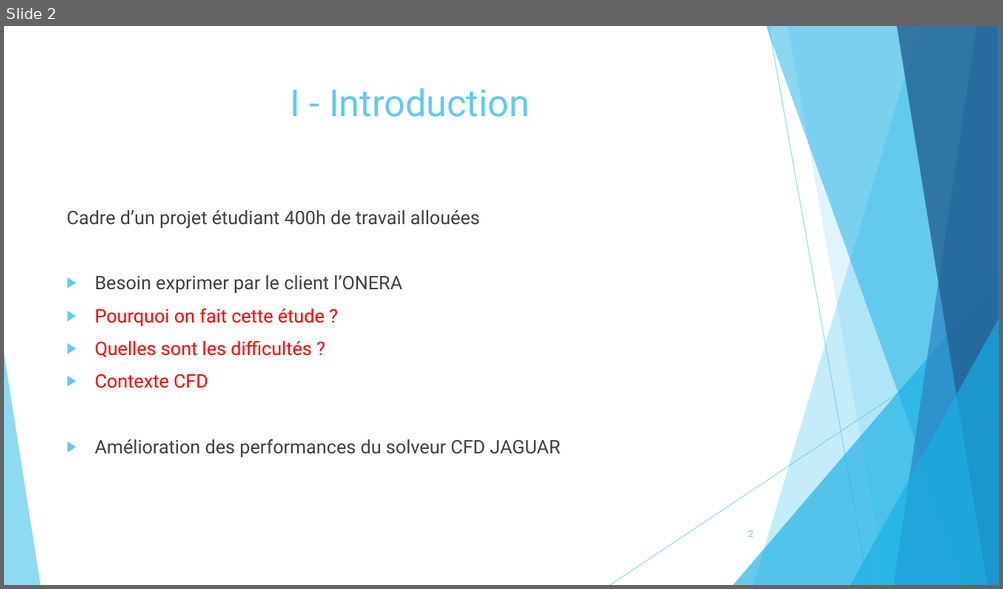
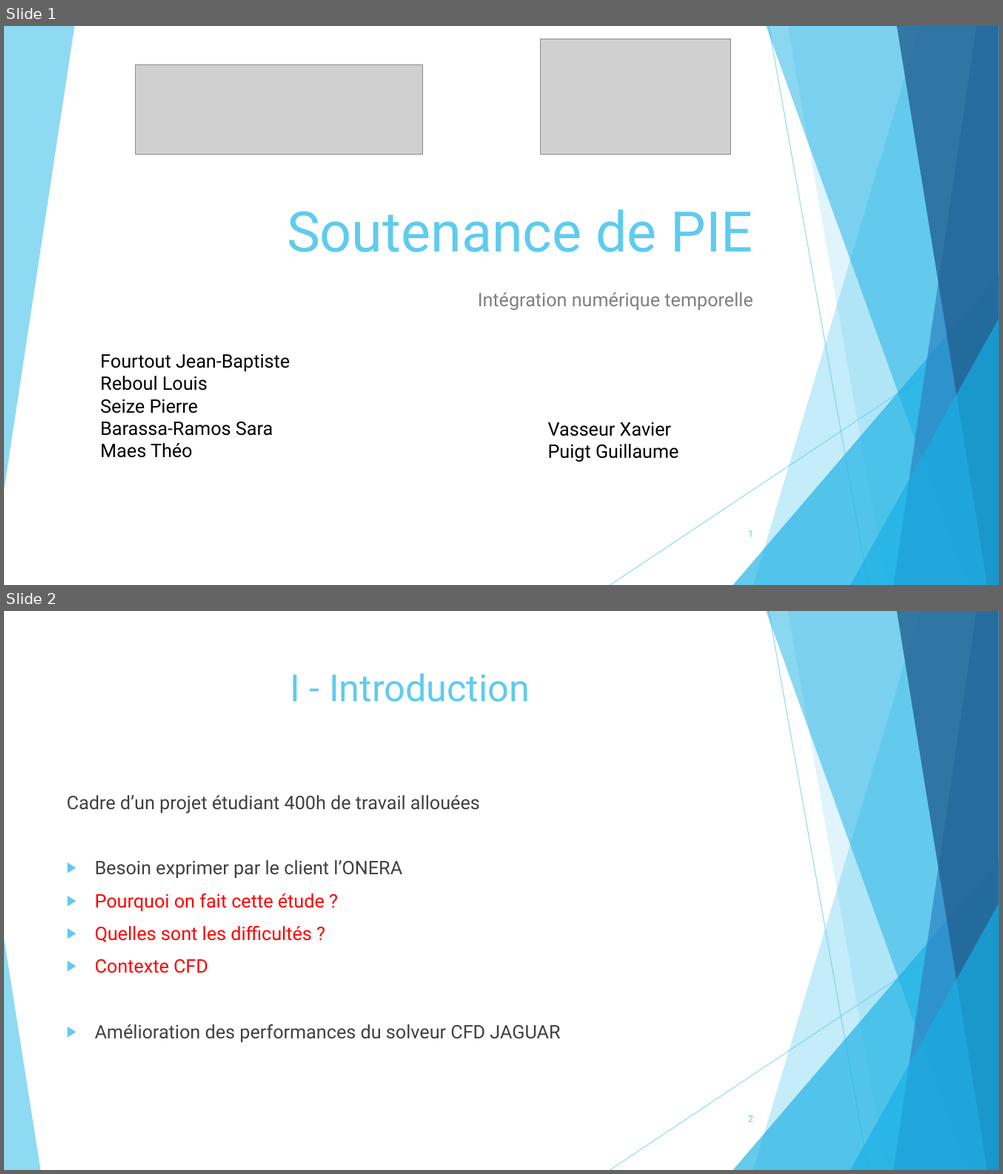
Before and after one commit to pierreXVI/PIE, a slide deck: oral_presentation/Oral_presentation_12_02_2019.pptx. Shown one above the other, each under a label of ours: slide 2 before the commit, slides 1 and 2 after it. The pictures are 1003x589 and 1003x1174 pixels, drawn with LibreOffice and Linux fonts; fonts in the diff are those of the drawing; grey boxes stand for pictures. Boxes give left, top, right and bottom in pixels: in the first picture for what was removed or moved away, otherwise in the second. Text is boxed around its words. In the diff, an @@ line names an element or a change of style, - is before the commit and + after.

```diff
--- a/oral_presentation/Oral_presentation_12_02_2019.pptx
+++ b/oral_presentation/Oral_presentation_12_02_2019.pptx
@@ slide 1 added at box(4, 26, 999, 585), background #FFFFFF; not listed: 9 template elements that a slide beside it also shows @@
@@ freeform shape added at box(4, 26, 74, 490), fill #5FCBEF at 70% opacity @@
@@ picture added at box(540, 39, 731, 155) @@
@@ picture added at box(135, 64, 423, 154) @@
@@ title added at box(287, 210, 753, 252), 54 pt, text #5FCBEF @@
+Soutenance de PIE
@@ subtitle added at box(478, 292, 752, 310), 18 pt, text #808080 @@
+Intégration numérique temporelle
@@ text added at box(100, 355, 290, 458), 18 pt, text #000000 @@
+Fourtout Jean-Baptiste
+Reboul Louis
+Seize Pierre
+Barassa-Ramos Sara
+Maes Théo
@@ text added at box(548, 423, 678, 463), 18 pt, text #000000 @@
+Vasseur Xavier
+Puigt Guillaume
@@ page number added at box(748, 531, 753, 537), 9 pt, text #5FCBEF @@
+1
```
Also in this commit, not shown: 3 slides changed, 1 slide removed.
